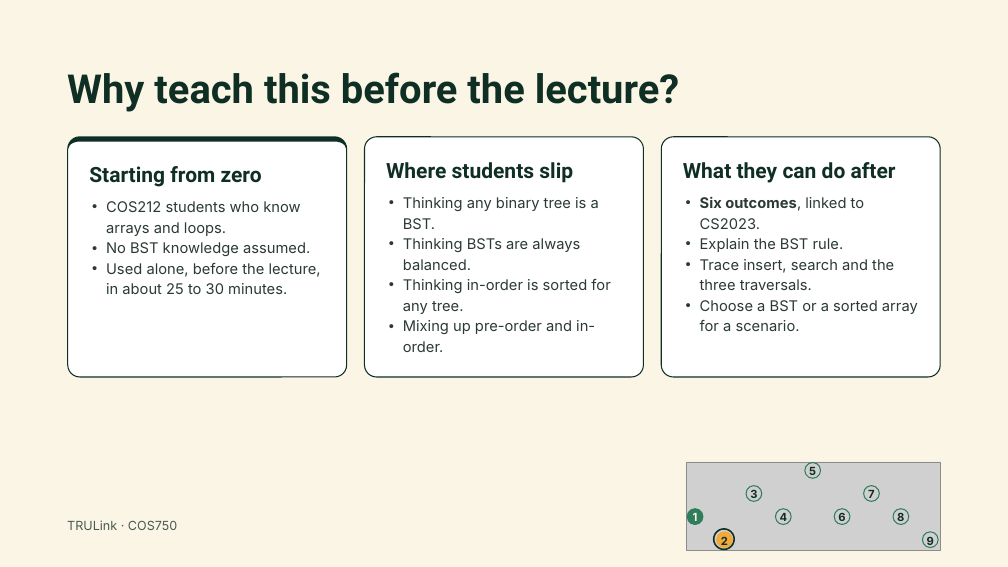
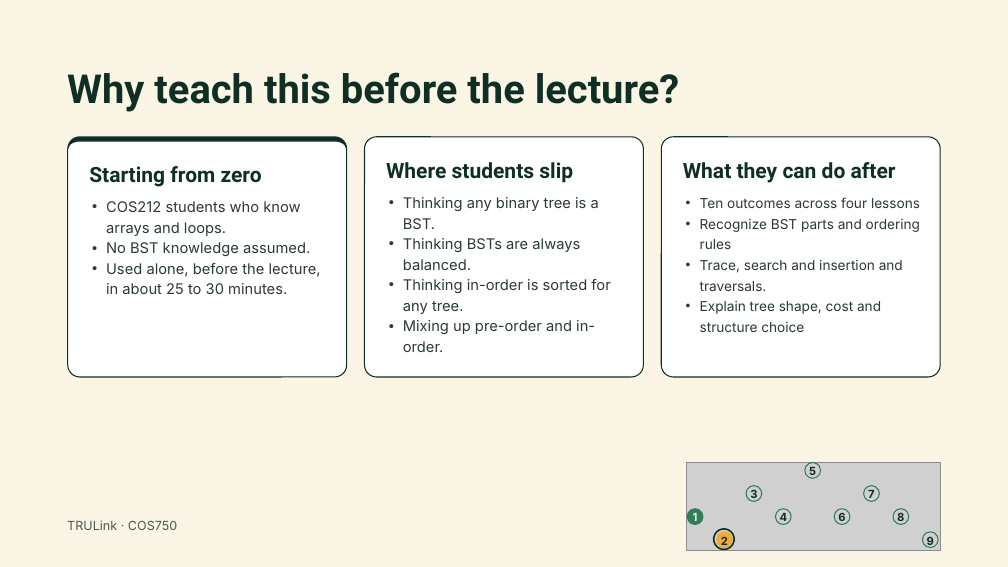
Before and after one commit to kvnxmars/cos212-bst-tutor, a slide deck: slide 2 of docs/presentation/Binary Search Trees – COS212 App Presentation.pptx. Drawn at 1008x567 pixels with LibreOffice and Linux fonts; fonts in the diff are those of the drawing; grey boxes stand for pictures. Boxes give left, top, right and bottom in pixels: in the first picture for what was removed or moved away, otherwise in the second. Text is boxed around its words. In the diff, an @@ line names an element or a change of style, - is before the commit and + after.

```diff
--- a/docs/presentation/Binary Search Trees – COS212 App Presentation.pptx
+++ b/docs/presentation/Binary Search Trees – COS212 App Presentation.pptx
@@ text at <box>700,197,920,332</box>: text changed; size 14 to 12.9 pt @@
-• Six outcomes, linked to CS2023.
-• Explain the BST rule.
-• Trace insert, search and the three traversals.
-• Choose a BST or a sorted array for a scenario.
+• Ten outcomes across four lessons
+• Recognize BST parts and ordering rules
+• Trace, search and insertion and traversals.
+• Explain tree shape, cost and structure choice
```
Also in this commit, not shown: 4 other slides changed.
